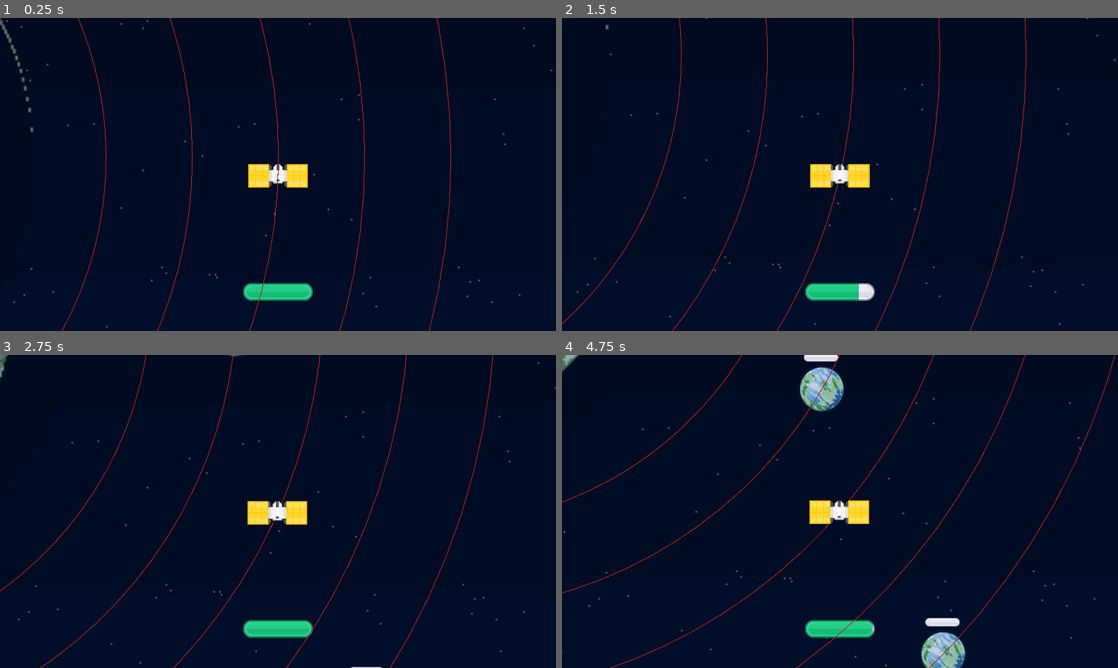
Above: before the commit, frames 1-4 (two rows, left to right).
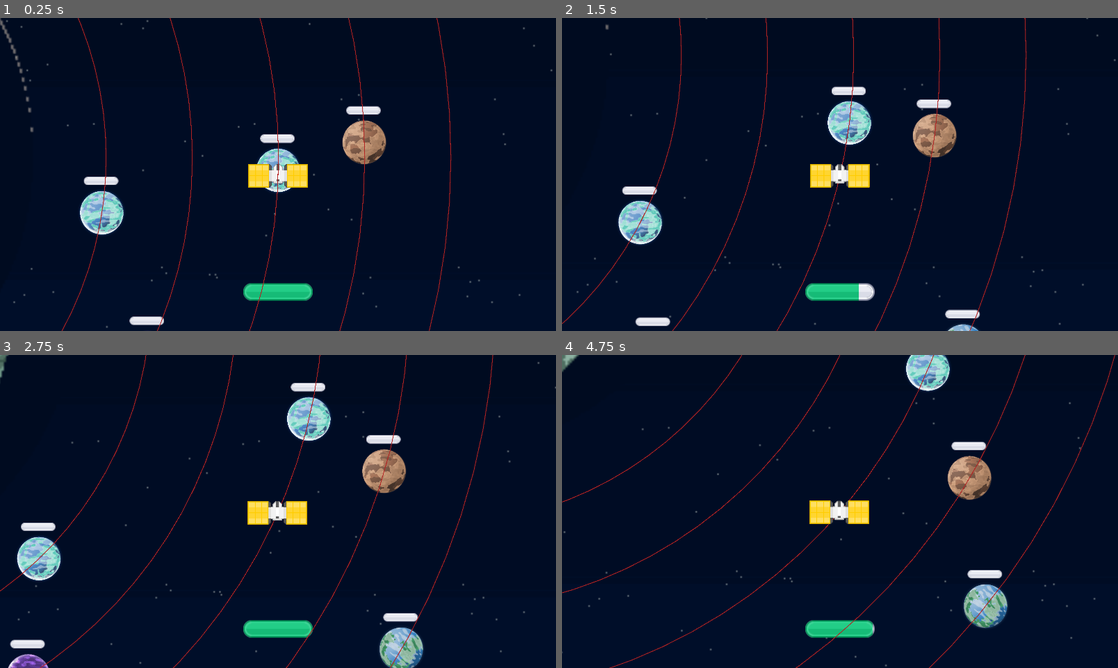
Above: after the commit, the same moments.

Repository: ThreeChooseOne/loopiter
Game: Godot game, scene res://main.tscn
The game is run twice, just before and just after one commit, with the same random seed, the same clock (stepped at 60 frames per second) and the same inputs.
Inputs:
- Up to frame 1 (0.25 s): no input
- Up to frame 2 (1.5 s): tap Enter at 0.5 s; hold Up 0.53-1.28 s; tap I at 0.6 s; tap Space at 0.77 s; hold Down from 1.28 s (still down); tap O at 1.35 s
- Up to frame 3 (2.75 s): tap Space at 1.52 s; release Down at 2.03 s; hold Up from 2.03 s (still down); tap V at 2.1 s
- Up to frame 4 (4.75 s): tap I at 2.85 s; tap Space at 3.02, 3.77, 4.52 s; release Up at 3.53 s; hold Down from 3.53 s (still down); tap O at 3.6 s; tap V at 4.35 s

The runs differ from the first frame. In frame 1, 2.8% of the frame differs, in the area x 14-70%, y 28-99%; in frame 2, 3.6%; in frame 3, 4.6%; in frame 4, 4.8%, in the area x 42-81%, y 0-100%.

Commit message:
Add safeguards so moons don't spawn on each other

Diff:
--- a/main.gd
+++ b/main.gd
@@ -29,6 +29,10 @@
 # Speed range for orbits with moons
 const MIN_ORBIT_SPEED = 60
 const MAX_ORBIT_SPEED = 140
+
+# Moon positioning settings
+const MIN_MOON_DISTANCE = 0.15 # Minimum distance between moons (as fraction of orbit)
+const POSITION_RANDOMNESS = 0.08  # How much to randomly offset from even spacing
 
 func _ready() -> void:
 	# Add 21 orbits
@@ -85,20 +89,65 @@
 	print("Created ", all_moons.size(), " moons across ", moon_orbit_indices.size(), " orbits")
 
 func add_moons_to_orbit(orbit_index: int):
-	# Add multiple moons to a specific orbit at random positions
+	# Add multiple moons to a specific orbit with proper spacing
 	var orbit = orbits[orbit_index]
 	var orbit_speed = orbit_speeds[orbit_index]
+
+	# Generate positions for all moons in this orbit
+	var moon_positions = generate_moon_positions(moons_per_orbit)
 
 	for moon_index in range(moons_per_orbit):
 		var moon = create_moon(orbit_index, moon_index, orbit_speed)
 		orbit.add_child(moon)
 		all_moons.append(moon)
 
-		# Position moon at random point on orbit
-		var random_progress = randf()
-		moon.progress_ratio = random_progress
-
-		print("Created moon ", moon.name, " at progress ", random_progress, " on orbit ", orbit_index)
+		# Use the calculated position
+		var moon_progress = moon_positions[moon_index]
+		moon.progress_ratio = moon_progress
+
+		print("Created moon ", moon.name, " at progress ", "%.3f" % moon_progress, " with speed ", orbit_speed)
+
+func generate_moon_positions(num_moons: int) -> Array[float]:
+	# Generate well-spaced positions for moons on an orbit
+	var positions: Array[float] = []
+
+	# Start with even spacing
+	for i in range(num_moons):
+		var base_position = float(i) / float(num_moons)
+		positions.append(base_position)
+
+	# Add controlled randomness while maintaining minimum distance
+	for i in range(positions.size()):
+		var random_offset = randf_range(-POSITION_RANDOMNESS, POSITION_RANDOMNESS)
+		var new_position = positions[i] + random_offset
+
+		# Wrap around the orbit (0.0 to 1.0)
+		new_position = fmod(new_position + 1.0, 1.0)
+
+		# Check if this position is valid (far enough from other moons)
+		if is_position_valid(new_position, positions, i):
+			positions[i] = new_position
+		# If not valid, keep the original even spacing position
+
+	return positions
+
+func is_position_valid(test_position: float, existing_positions: Array[float], skip_index: int) -> bool:
+	# Check if a position is far enough from all other moons
+	for i in range(existing_positions.size()):
+		if i == skip_index:
+			continue  # Don't compare with self
+
+		var distance = calculate_circular_distance(test_position, existing_positions[i])
+		if distance < MIN_MOON_DISTANCE:
+			return false
+
+	return true
+
+func calculate_circular_distance(pos1: float, pos2: float) -> float:
+	# Calculate the shortest distance between two positions on a circle
+	var direct_distance = abs(pos1 - pos2)
+	var wrap_distance = 1.0 - direct_distance
+	return min(direct_distance, wrap_distance)
 
 func create_moon(orbit_index: int, moon_index: int, orbit_speed: int) -> OrbitingBody:
 	# Create and configure a single moon
